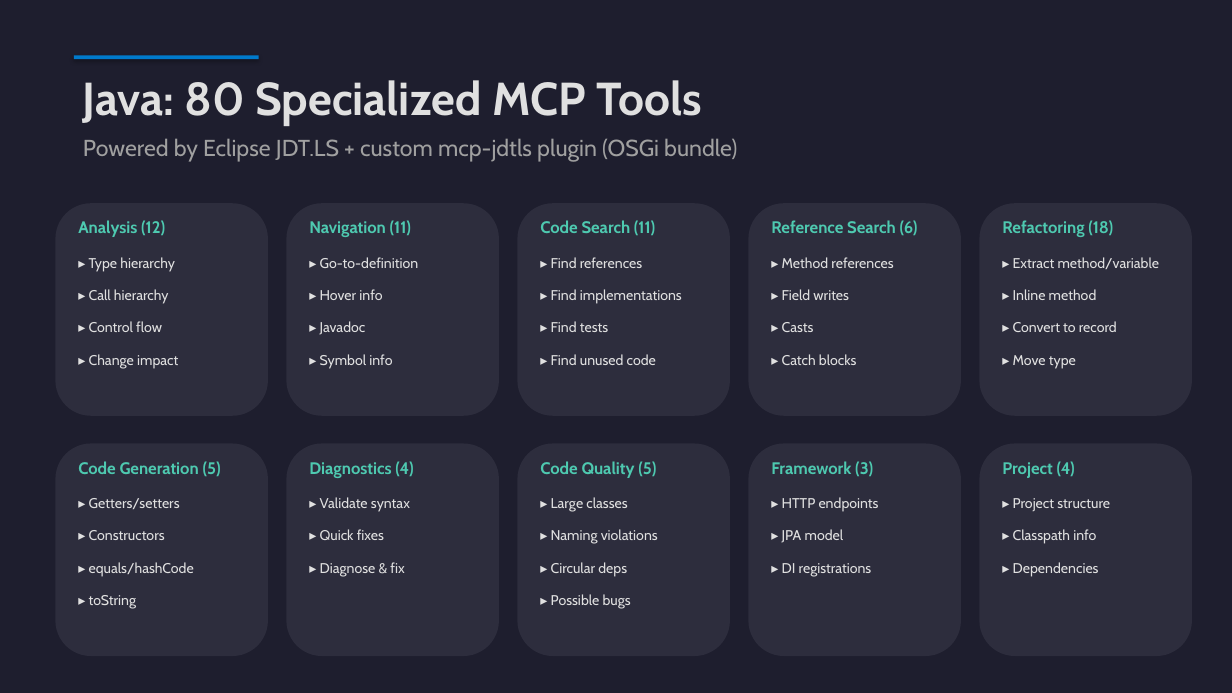
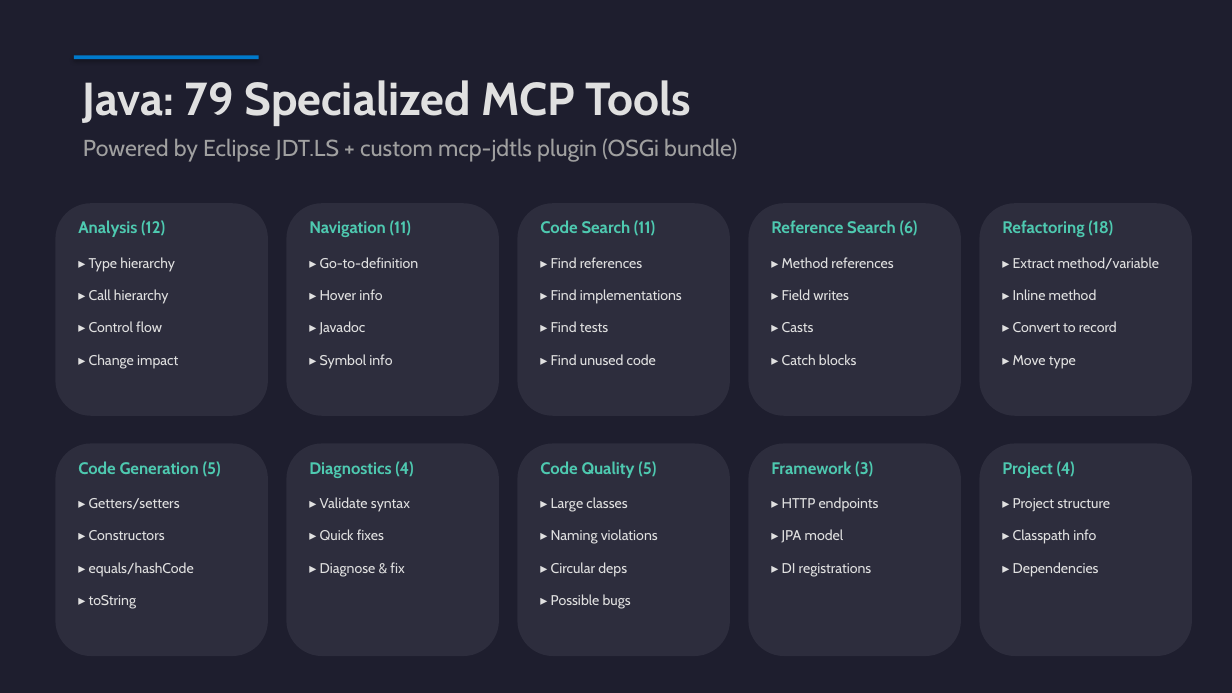
Before and after one commit to angelozerr/mcp-ade, a slide deck: slide 7 of presentation/MCP_LanguageTools.pptx. Drawn at 1232x693 pixels with LibreOffice and Linux fonts; fonts in the diff are those of the drawing. Boxes give left, top, right and bottom in pixels: in the first picture for what was removed or moved away, otherwise in the second. Text is boxed around its words. In the diff, an @@ line names an element or a change of style, - is before the commit and + after.

```diff
--- a/presentation/MCP_LanguageTools.pptx
+++ b/presentation/MCP_LanguageTools.pptx
@@ text at [83,80,692,126]: text changed @@
-Java: 80 Specialized MCP Tools
+Java: 79 Specialized MCP Tools
```
Also in this commit, not shown: 6 other slides changed.
